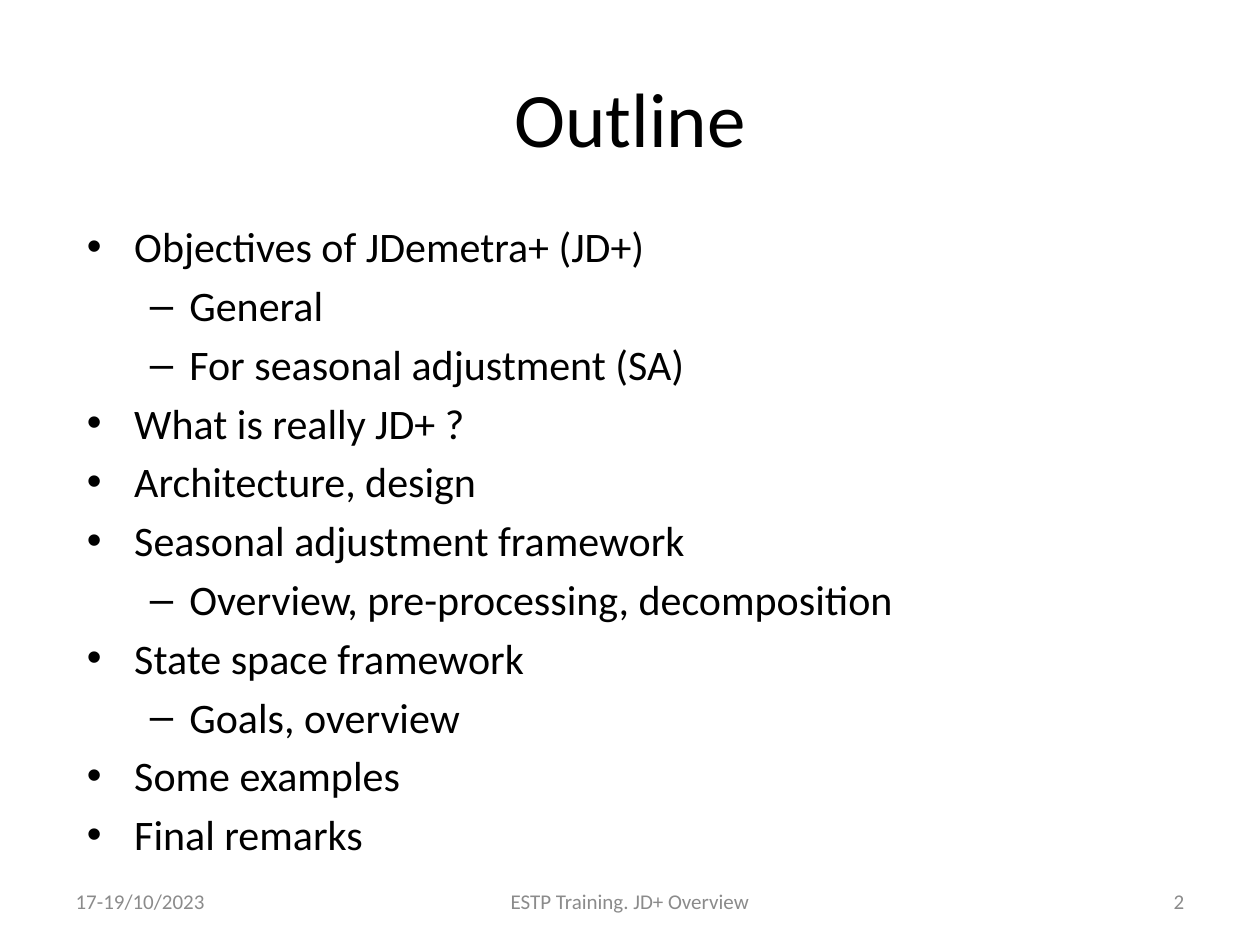
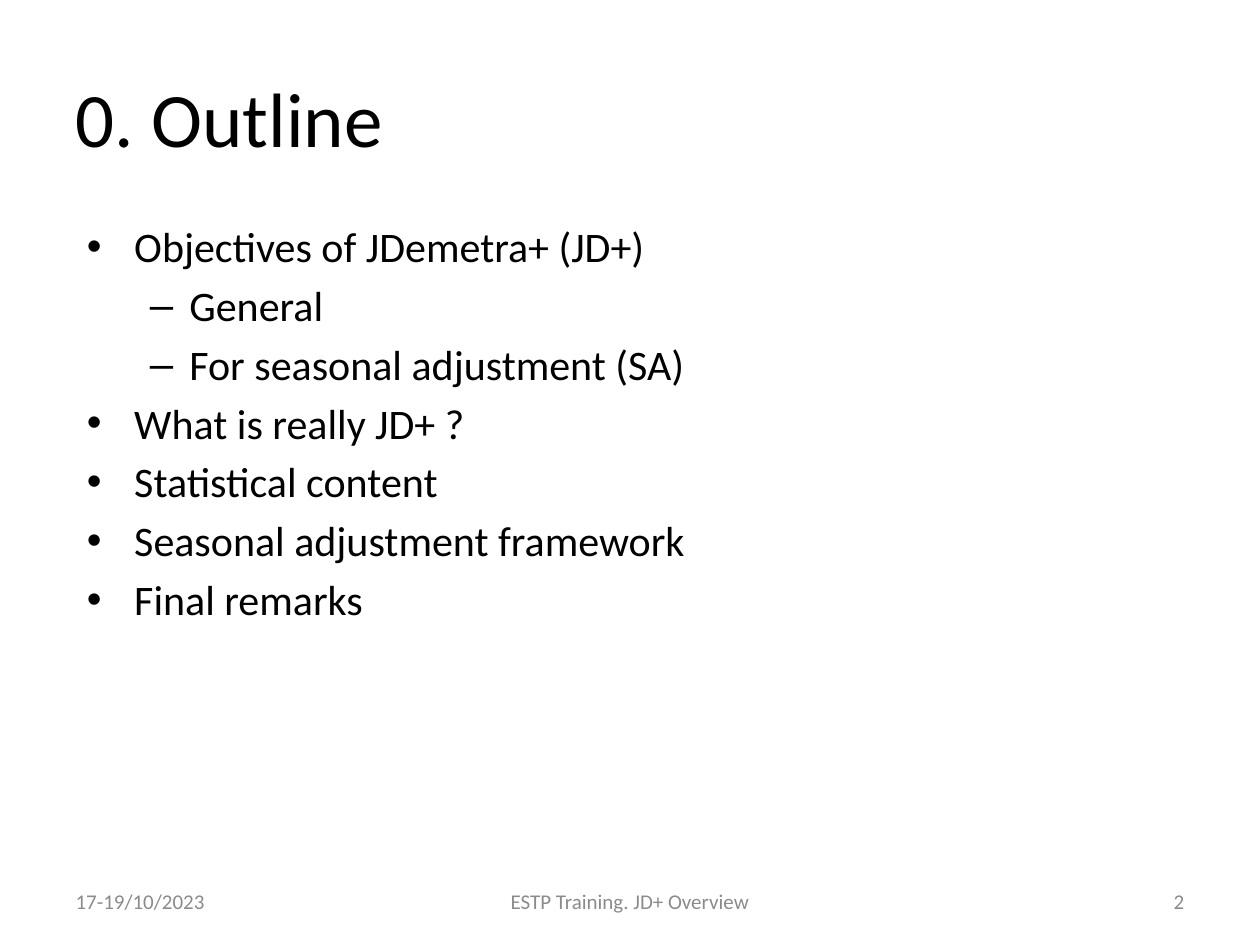
Before and after one commit to palatej/estp2023, a slide deck: slide 2 of Presentations/1.1 JD+_Overview.pptx. Drawn at 1260x945 pixels with LibreOffice and Linux fonts; fonts in the diff are those of the drawing. Boxes give left, top, right and bottom in pixels: in the first picture for what was removed or moved away, otherwise in the second. Text is boxed around its words. In the diff, an @@ line names an element or a change of style, - is before the commit and + after.

```diff
--- a/Presentations/1.1 JD+_Overview.pptx
+++ b/Presentations/1.1 JD+_Overview.pptx
@@ title at [76,93,382,148]: text changed @@
-Outline
+0. Outline
@@ text at [134,467,438,498]: text changed @@
-• Architecture, design
+• Statistical content
@@ text at [134,585,893,798]: paragraphs removed @@
-  – Overview, pre-processing, decomposition
-• State space framework
-  – Goals, overview
-• Some examples
```
Also in this commit, not shown: 7 other slides changed, 2 slides removed, 7 other files.
